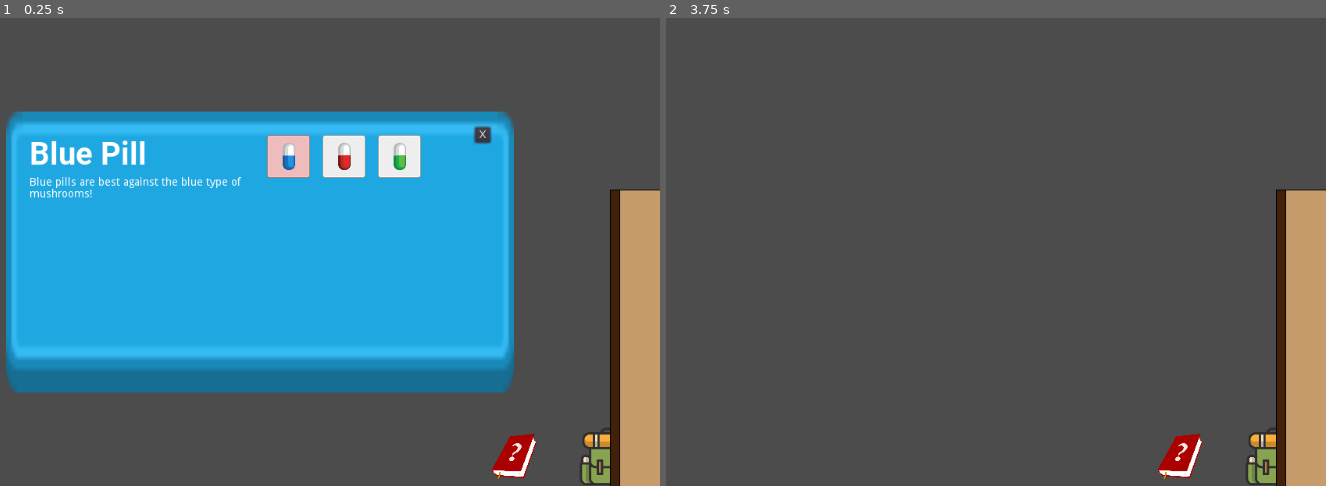
Above: before the commit, frames 1-2 (left to right).
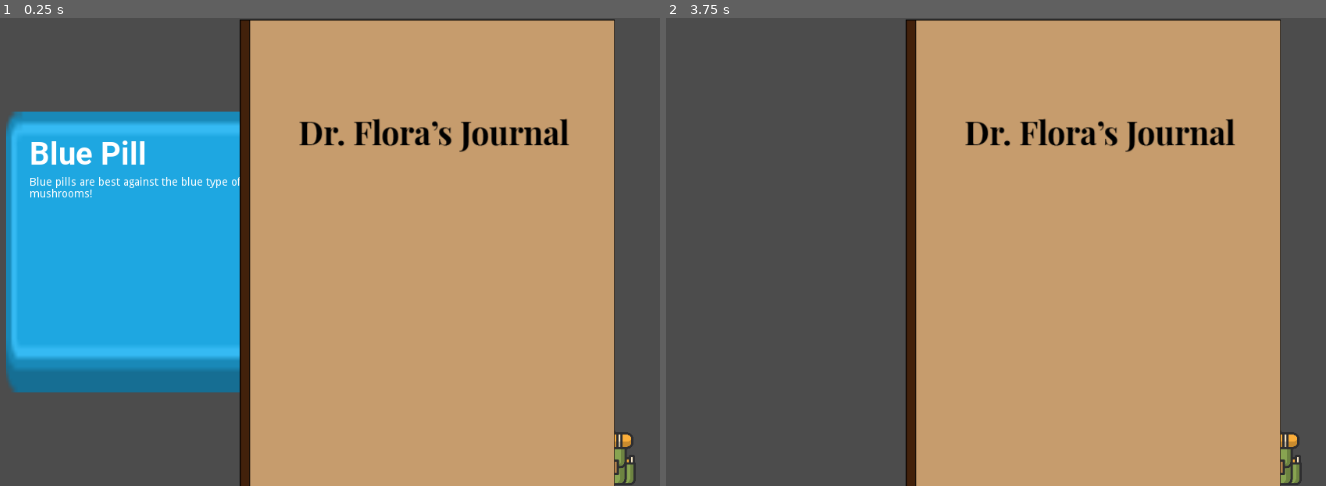
Above: after the commit, the same moments.

Repository: kleimaj/gaming-club-dev
Game: Godot game, scene res://Interface/HUD.tscn
Two runs of this game, one before a commit and one after it. Both use one fixed random seed, a clock stepped at 60 frames per second and the inputs below.
Inputs (mouse positions are in pixels of both pictures, inside the frame that each line leads up to):
- Up to frame 1 (0.25 s): no input
- Up to frame 2 (3.75 s): click (1180, 457) at 0.5 s; click (1180, 457) at 1.25 s; click (1180, 457) at 2 s; click (1273, 457) at 2.75 s; click "X" at 3.5 s

The runs differ from the first frame. In frame 1, 61% of the frame differs, in the area x 36-100%, y 0-100%; in frame 2, 61%.

Commit message:
adjusts book positioning

Diff:
--- a/Interface/Book.tscn
+++ b/Interface/Book.tscn
@@ -103,6 +103,22 @@
 "transitions": PoolRealArray( 1 ),
 "update": 1,
 "values": [ true ]
+}
+
+[sub_resource type="Animation" id=4]
+resource_name = "SlideIn"
+length = 0.5
+tracks/0/type = "value"
+tracks/0/path = NodePath(".:position")
+tracks/0/interp = 1
+tracks/0/loop_wrap = true
+tracks/0/imported = false
+tracks/0/enabled = true
+tracks/0/keys = {
+"times": PoolRealArray( 0, 0.5 ),
+"transitions": PoolRealArray( 0.5, 1 ),
+"update": 0,
+"values": [ Vector2( 0, 400 ), Vector2( 0, 0 ) ]
 }
 
 [sub_resource type="Animation" id=2]
@@ -183,19 +199,16 @@
 "values": [ false ]
 }
 
-[node name="Book" type="Control"]
-margin_right = 40.0
-margin_bottom = 40.0
-__meta__ = {
-"_edit_use_anchors_": false
-}
+[node name="Book" type="Node2D"]
 
 [node name="Page1" type="Polygon2D" parent="."]
+position = Vector2( -473.679, -217.758 )
 texture = ExtResource( 1 )
 polygon = PoolVector2Array( 480, 220, 480, 880, 960, 880, 960, 220 )
 uv = PoolVector2Array( 0, 0, 0, 640, 480, 640, 480, 0 )
 
 [node name="Page2" type="Polygon2D" parent="."]
+position = Vector2( -473.679, -217.758 )
 z_index = 5
 texture = ExtResource( 2 )
 polygon = PoolVector2Array( 960, 220, 960, 880, 1440, 880, 1440, 220 )
@@ -208,11 +221,13 @@
 uv = PoolVector2Array( 0, 0, 0, 640, 480, 640, 480, 0 )
 
 [node name="Page4" type="Polygon2D" parent="."]
+position = Vector2( -473.679, -217.758 )
 texture = ExtResource( 3 )
 polygon = PoolVector2Array( 960, 220, 960, 880, 1440, 880, 1440, 220 )
 uv = PoolVector2Array( 0, 0, 0, 640, 480, 640, 480, 0 )
 
 [node name="AnimationPlayer" type="AnimationPlayer" parent="."]
 anims/Idle = SubResource( 1 )
+anims/SlideIn = SubResource( 4 )
 anims/TurnPageNextA = SubResource( 2 )
 anims/TurnPageNextB = SubResource( 3 )
Not shown: 1 places in Interface/Book.tscn that only renumber resources
